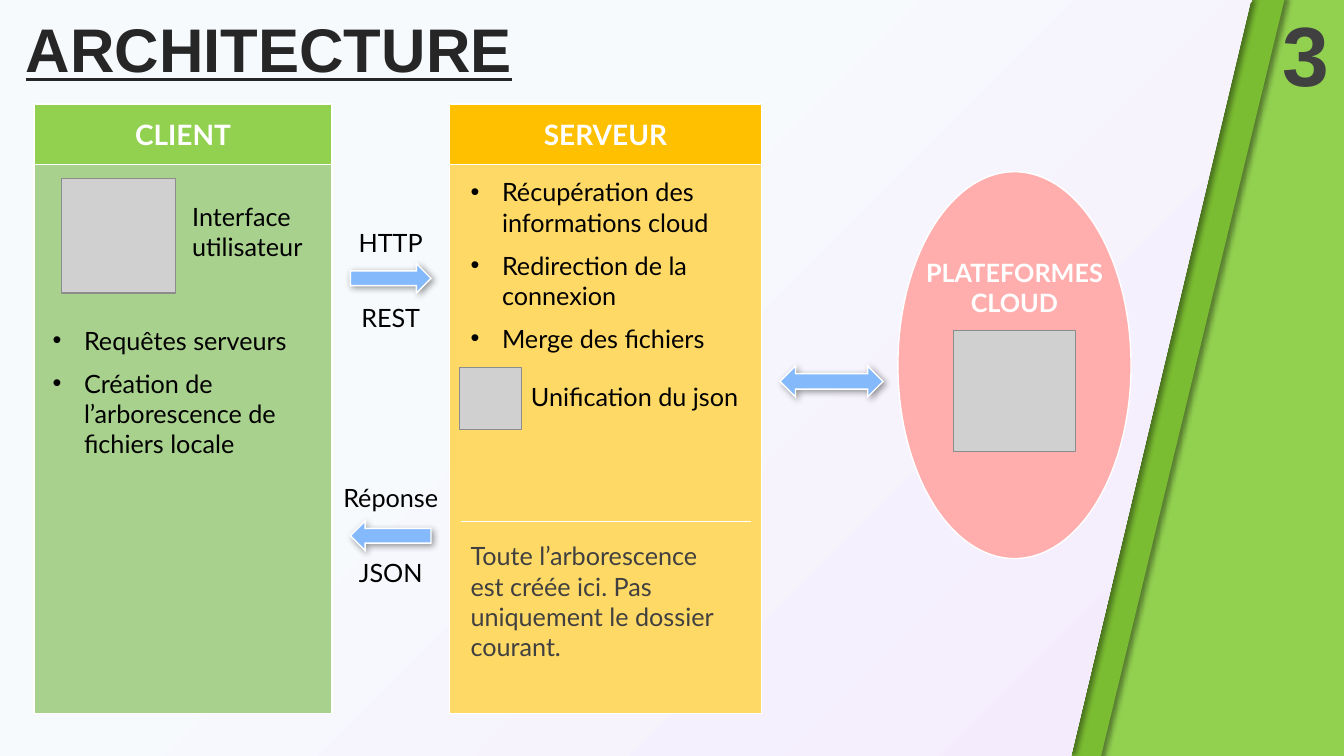
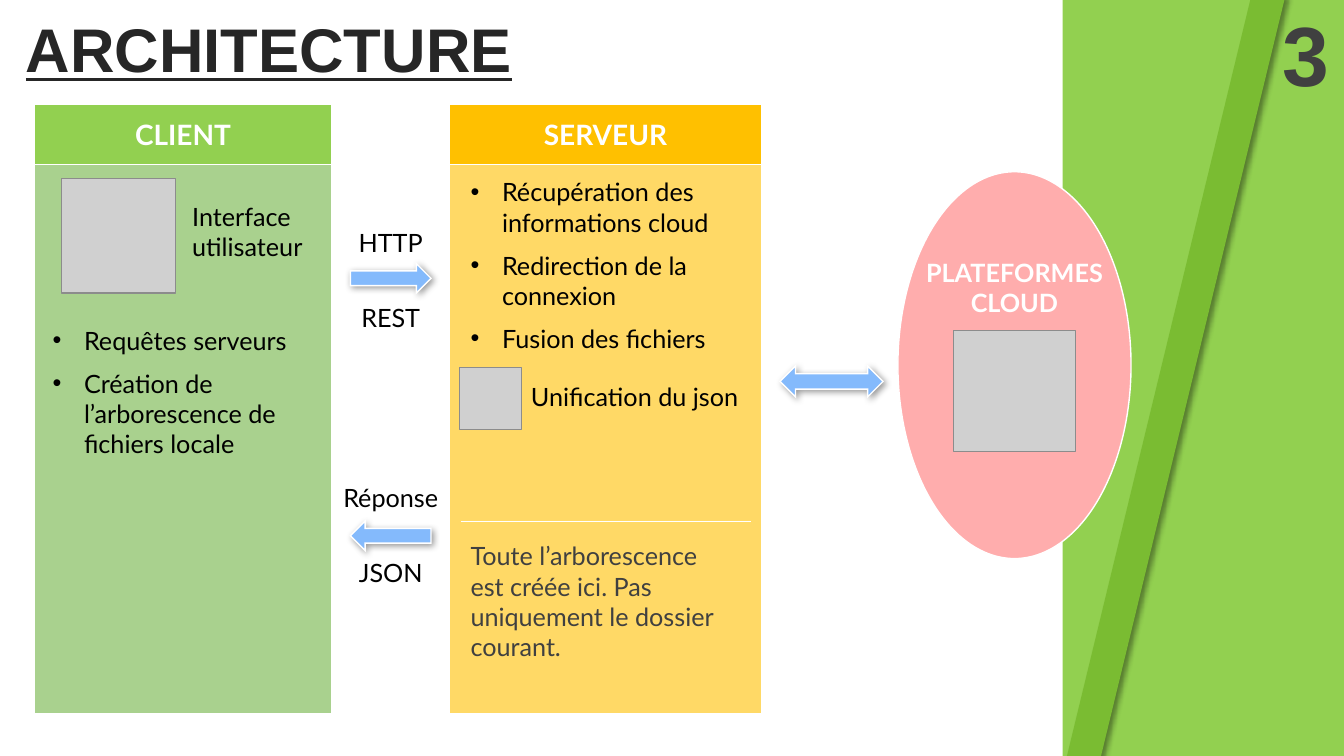
Before and after one commit to yoann1995/Le-nuage-Magique, a slide deck: slide 3 of Demonstration/Demo_JXS.pptx. Drawn at 1344x756 pixels with LibreOffice and Linux fonts; fonts in the diff are those of the drawing; grey boxes stand for pictures; background and template pictures are left out. Boxes give left, top, right and bottom in pixels: in the first picture for what was removed or moved away, otherwise in the second. Text is boxed around its words. In the diff, an @@ line names an element or a change of style, - is before the commit and + after.

```diff
--- a/Demonstration/Demo_JXS.pptx
+++ b/Demonstration/Demo_JXS.pptx
@@ freeform shape removed at [0,0,1252,756] @@
@@ text at [502,329,706,349]: text changed @@
-• Merge des fichiers
+• Fusion des fichiers
```
Also in this commit, not shown: 6 other slides changed, 7 other files.
